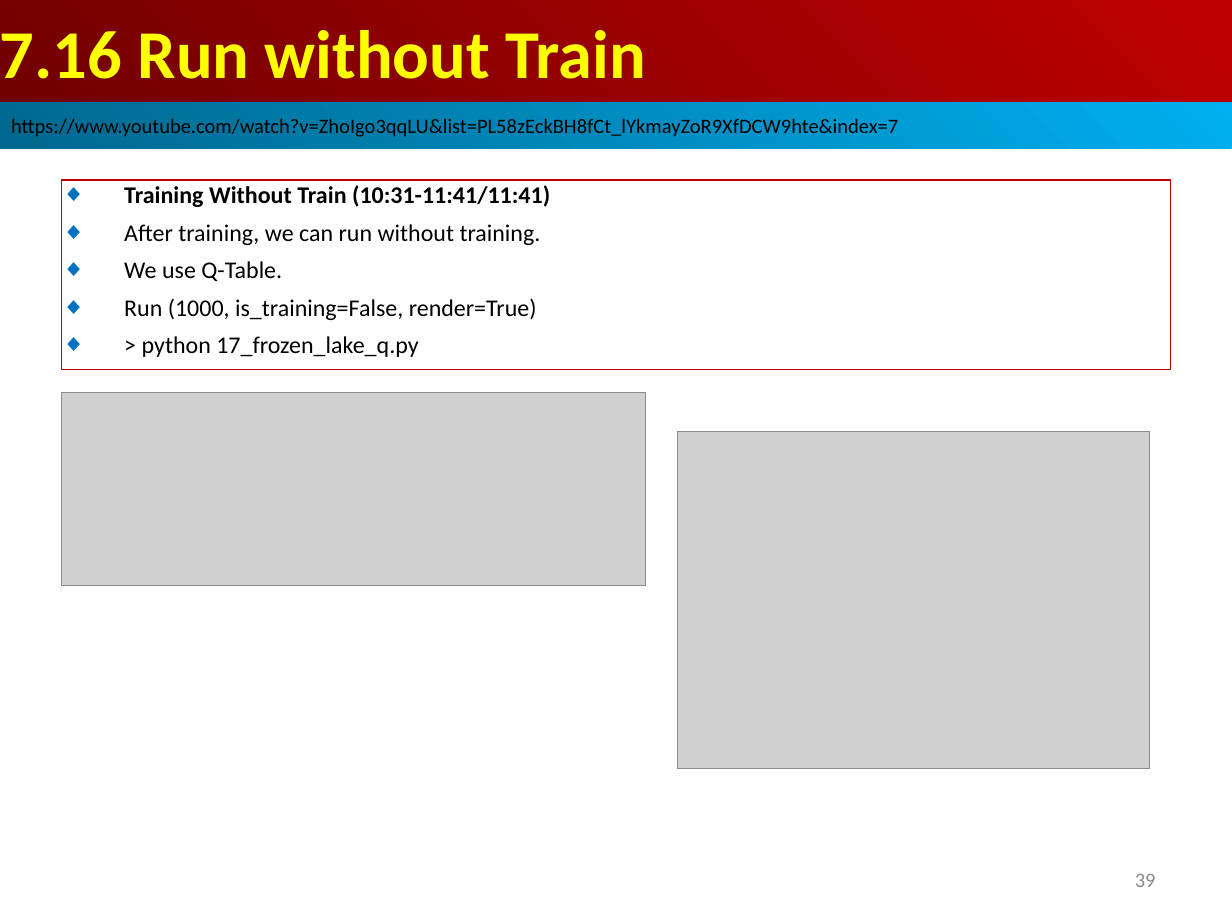
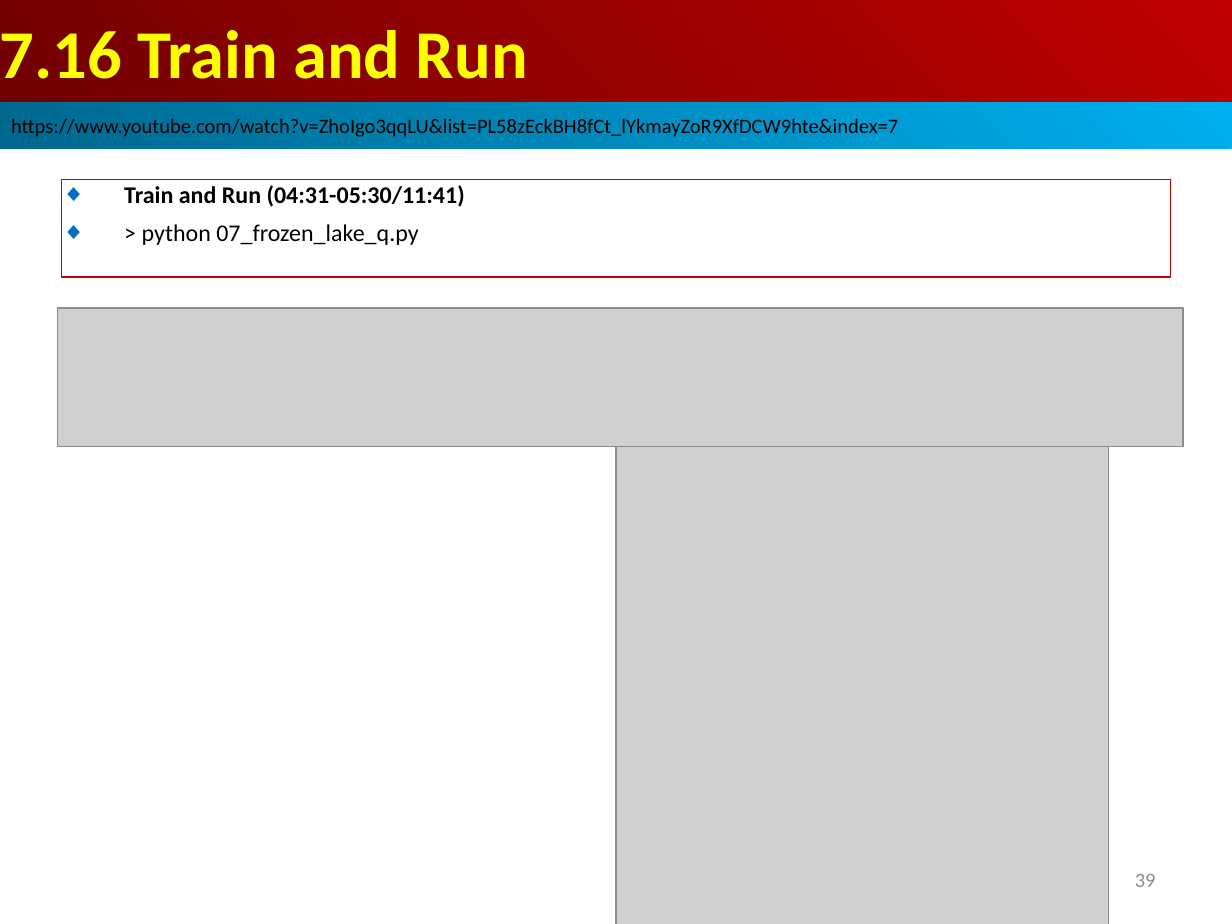
Before and after one commit to peterhchen/AIU_CS513_DRL, a slide deck: slide 39 of 000_DRL_JC/007_QL_Frozen_Lake/001_Video/007_QL_Frobzen_Lake.ppt. Drawn at 1232x924 pixels with LibreOffice and Linux fonts; fonts in the diff are those of the drawing; grey boxes stand for pictures. Boxes give left, top, right and bottom in pixels: in the first picture for what was removed or moved away, otherwise in the second. Text is boxed around its words. In the diff, an @@ line names an element or a change of style, - is before the commit and + after.

```diff
--- a/000_DRL_JC/007_QL_Frozen_Lake/001_Video/007_QL_Frobzen_Lake.ppt
+++ b/000_DRL_JC/007_QL_Frozen_Lake/001_Video/007_QL_Frobzen_Lake.ppt
@@ text in rectangle at (0, 30, 528, 79): text changed @@
-7.16 Run without Train
+7.16 Train and Run
@@ rectangle "Train and Run (04:31-05:30/11:41)": place and size @@
-rectangle "Train and Run (04:31-05:30/11:41)" at (62, 180, 1170, 370)
+rectangle "Train and Run (04:31-05:30/11:41)" at (62, 180, 1170, 277)
@@ text in rectangle at (124, 185, 465, 245): text changed; bold on @@
-◆ Training Without Train (10:31-11:41/11:41)
-◆ After training, we can run without training.
-◆ We use Q-Table.
-◆ Run (1000, is_training=False, render=True)
-◆ > python 17_frozen_lake_q.py
+◆ Train and Run (04:31-05:30/11:41)
+◆ > python 07_frozen_lake_q.py
@@ picture: place and size @@
-picture at (62, 393, 646, 585)
+picture at (58, 308, 1184, 447)
@@ picture: place and size @@
-picture at (678, 431, 1149, 769)
+picture at (616, 447, 1109, 924)
```
Also in this commit, not shown: 7 other slides changed, 1 slide added.
